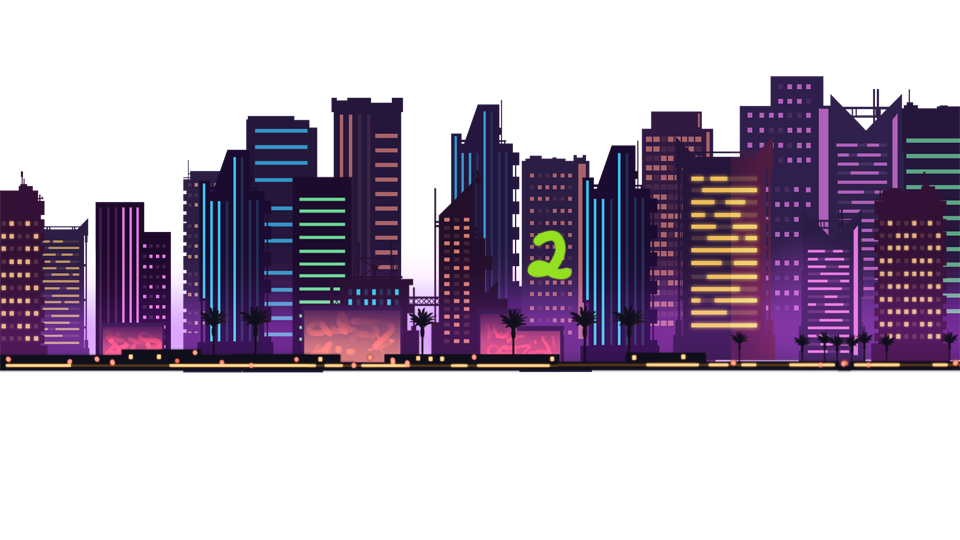
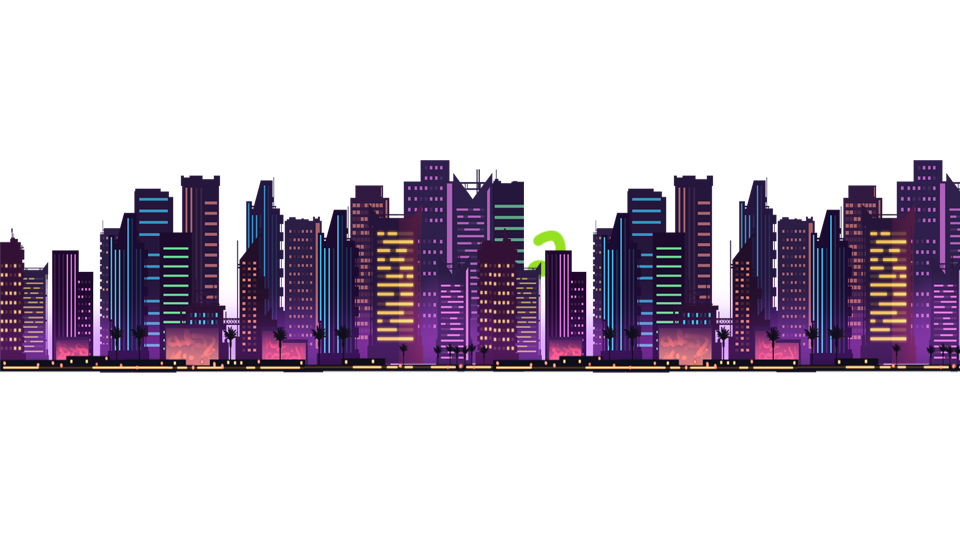
The second 960×540 image is a revision of the first. Changes to its layers:
renamed "e1" to "图层 2", moved it above "图层 1", painted on it over [left=0, top=76, right=960, bottom=373]
